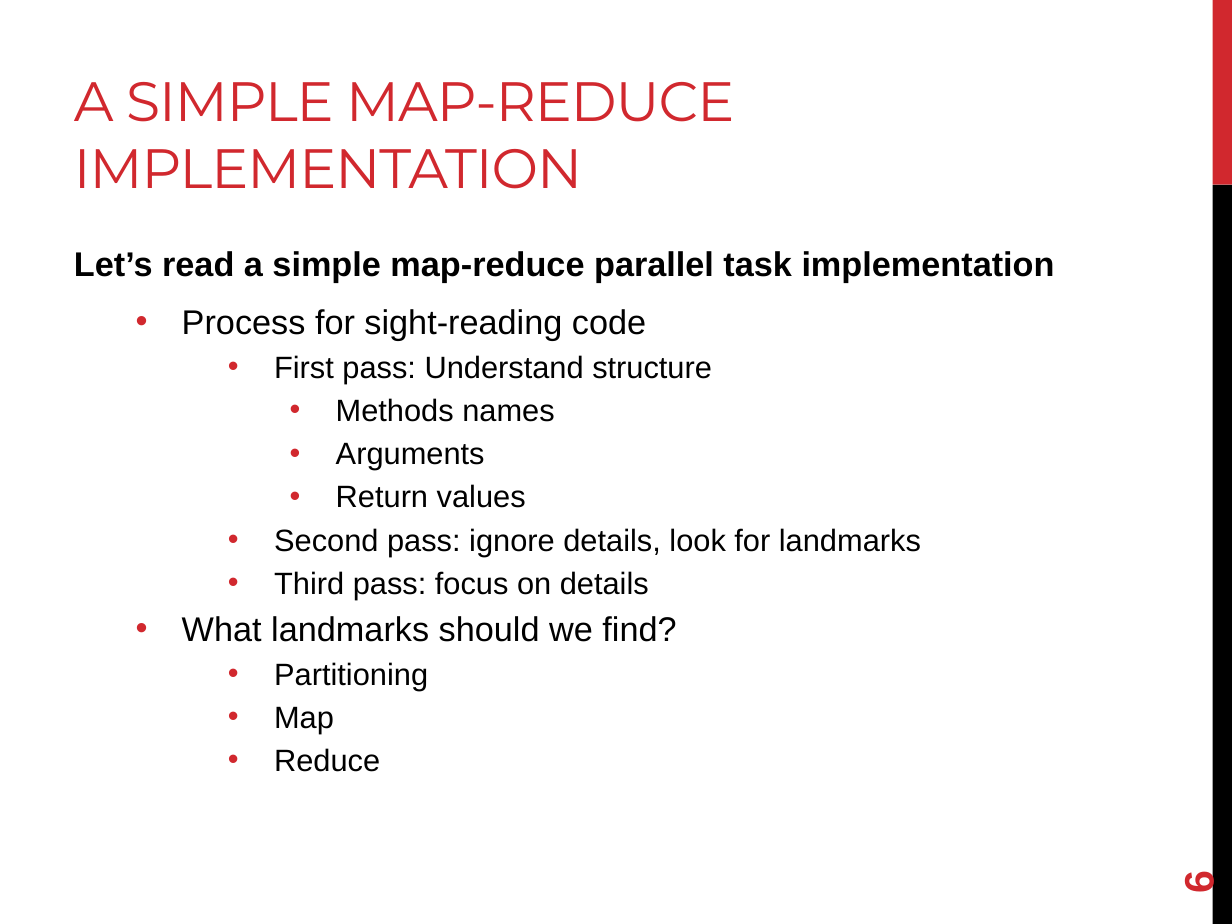
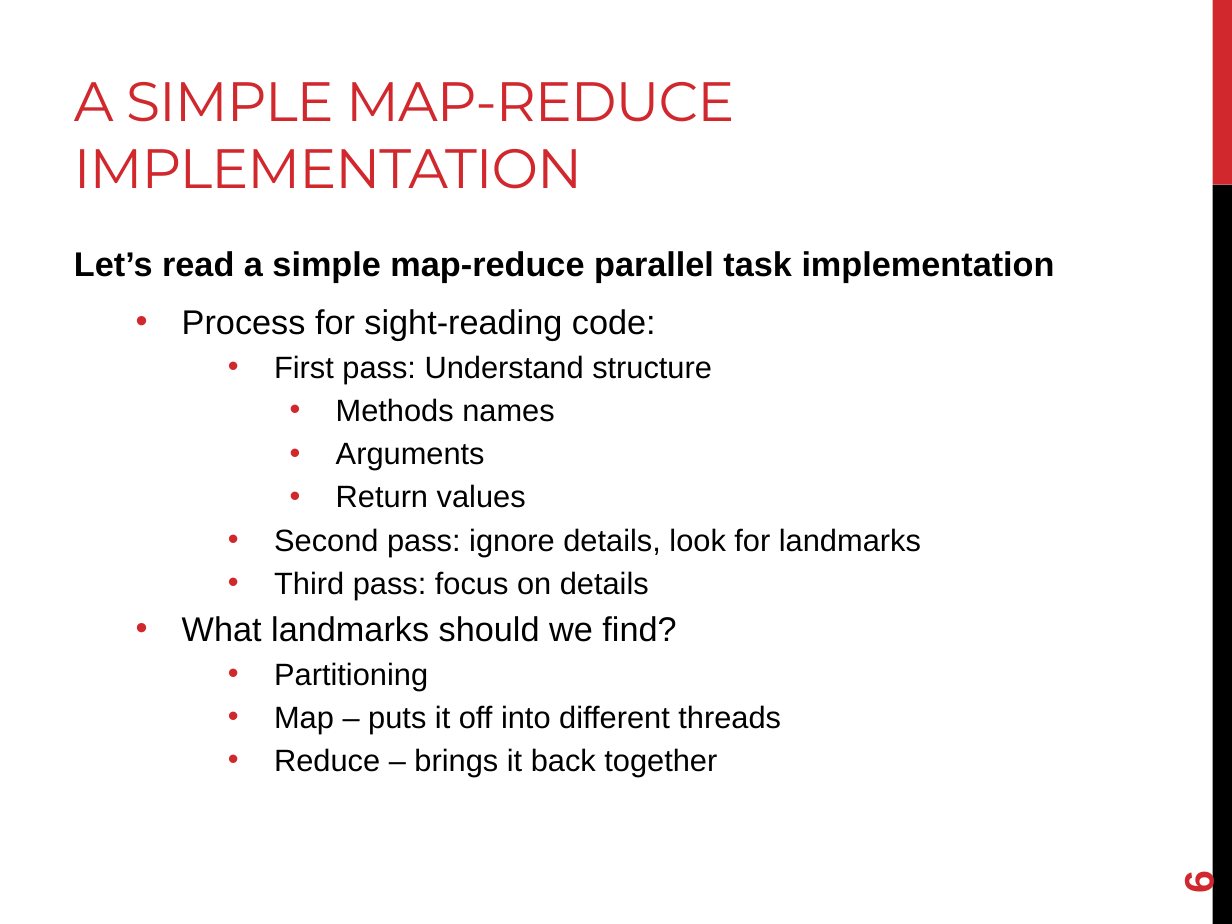
Before and after one commit to joshpeterson/DevelopingConcurrentSoftware, a slide deck: slide 6 of Lectures/Task Based Concurrency/Task Based Concurrency.pptx. Drawn at 1232x924 pixels with LibreOffice and Linux fonts; fonts in the diff are those of the drawing. Boxes give left, top, right and bottom in pixels: in the first picture for what was removed or moved away, otherwise in the second. Text is boxed around its words. In the diff, an @@ line names an element or a change of style, - is before the commit and + after.

```diff
--- a/Lectures/Task Based Concurrency/Task Based Concurrency.pptx
+++ b/Lectures/Task Based Concurrency/Task Based Concurrency.pptx
@@ text at [182,309,656,341]: text changed @@
-  • Process for sight-reading code
+  • Process for sight-reading code:
@@ text at [274,705,781,777]: text changed @@
-    • Map
-    • Reduce
+    • Map – puts it off into different threads
+    • Reduce – brings it back together
```
Also in this commit, not shown: 1 other slide changed, 5 other files.
